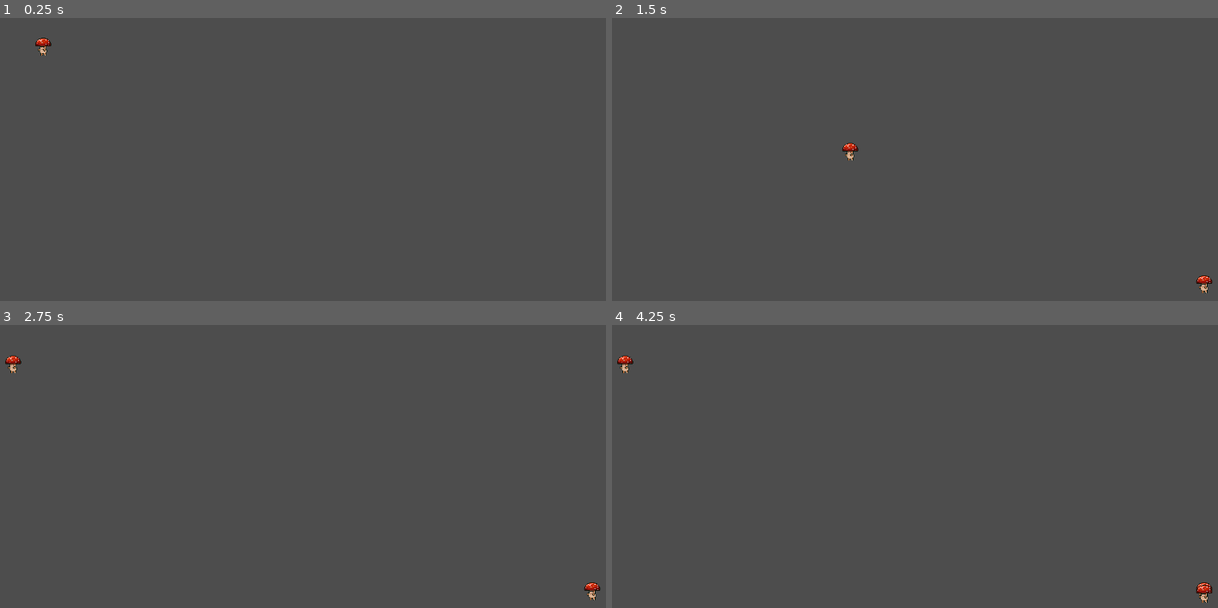
Above: before the commit, frames 1-4 (two rows, left to right).
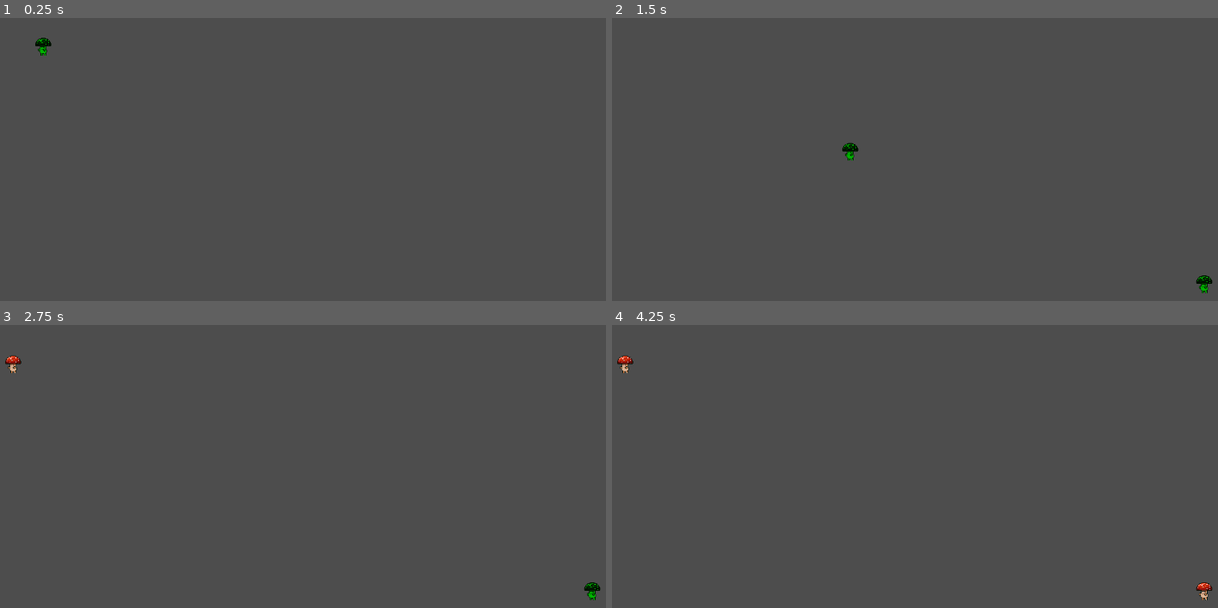
Above: after the commit, the same moments.

Repository: Hunter-Soft/Prototipo-MonstrosSA
Game: Godot game, scene res://Scenes/Level01Test.tscn
Two runs of this game, one before a commit and one after it. Both use one fixed random seed, a clock stepped at 60 frames per second and the inputs below.
Inputs (mouse positions are in pixels of both pictures, inside the frame that each line leads up to):
- Up to frame 1 (0.25 s): no input
- Up to frame 2 (1.5 s): tap Enter at 0.5 s; drag from (654, 46) to (1205, 281) at 0.52 s; tap Space at 1.25 s; drag from (672, 83) to (1205, 281) at 1.27 s
- Up to frame 3 (2.75 s): tap Enter at 2 s; move the mouse to (12, 361) at 2.02 s; click (12, 361) at 2.17 s
- Up to frame 4 (4.25 s): tap Space at 2.75 s; drag from (908, 593) to (1205, 591) at 2.77 s; tap Enter at 3.5 s; drag from (672, 336) to (1205, 591) at 3.52 s

The runs differ from the first frame. In frame 1, less than 0.1% of the frame differs, in the area x 5-9%, y 7-14%; in frame 2, 0.2%, in the area x 38-100%, y 44-98%; in frame 3, less than 0.1%; in frame 4, less than 0.1%.

Commit message:
vSla.sla: Adição de um array na zona de entregas que armazena os tipos de inimigos

Diff:
--- /dev/null
+++ b/tavis_4_project/Objects/Prefabs/monster1.tscn
@@ -0,0 +1,9 @@
+[gd_scene format=3 uid="uid://b5u0dlkfvv0gb"]
+
+[ext_resource type="PackedScene" uid="uid://u586tj5f7bgg" path="res://Objects/Prefabs/Monster.tscn" id="1_tf8uf"]
+
+[node name="Monster" unique_id=1365438596 instance=ExtResource("1_tf8uf")]
+monster_type = 1
+
+[node name="AnimatedSprite2D" parent="." index="1" unique_id=448399411]
+modulate = Color(0, 1, 0, 1)
--- a/tavis_4_project/Scenes/Level01Test.tscn
+++ b/tavis_4_project/Scenes/Level01Test.tscn
@@ -3,6 +3,8 @@
 [ext_resource type="PackedScene" uid="uid://cv4i0lw13vvs3" path="res://Objects/Components/spawnerComponent.tscn" id="1_3wvi2"]
 [ext_resource type="Script" uid="uid://ds4tvie5tgdp7" path="res://Scenes/draggingManager.gd" id="1_klblu"]
 [ext_resource type="Script" uid="uid://biqbdt746cosg" path="res://Scenes/deliveryZone.gd" id="3_7gaad"]
+[ext_resource type="PackedScene" uid="uid://u586tj5f7bgg" path="res://Objects/Prefabs/Monster.tscn" id="3_cps6d"]
+[ext_resource type="PackedScene" uid="uid://b5u0dlkfvv0gb" path="res://Objects/Prefabs/monster1.tscn" id="4_5ad2a"]
 
 [sub_resource type="RectangleShape2D" id="RectangleShape2D_5sm5k"]
 size = Vector2(298.5, 474)
@@ -12,6 +14,8 @@
 
 [node name="SpawnerComponent" parent="." unique_id=1821356837 instance=ExtResource("1_3wvi2")]
 ready_to_spawn = true
+enemy_pool = Array[PackedScene]([ExtResource("3_cps6d"), ExtResource("4_5ad2a")])
+enemy_pool_cost = Array[int]([3, 4])
 
 [node name="Area2D" type="Area2D" parent="." unique_id=409351304]
 position = Vector2(1128, 493)
--- a/tavis_4_project/Scenes/deliveryZone.gd
+++ b/tavis_4_project/Scenes/deliveryZone.gd
@@ -26,15 +26,17 @@
 	just_unslotted.connect(removeMonsterAttributes)
 
 func getMonsterAttributes(monster_added: Node2D) -> void:
+	monster_list.append(monster_added)
 	pass
 
 func removeMonsterAttributes(monster_removed: Node2D) -> void:
-
-	monster_slotted = false
+	monster_list.erase(monster_removed)
+	#monster_slotted = false
 
 func checkStates() -> void:
 	pass
 #Called every frame. 'delta' is the elapsed time since the previous frame.
 func _process(_delta: float) -> void:
-	if current_monster:
-		monster_slotted = true
+	#if current_monster:
+		#monster_slotted = true
+	pass
--- a/tavis_4_project/Scenes/draggingManager.gd
+++ b/tavis_4_project/Scenes/draggingManager.gd
@@ -53,7 +53,7 @@
 
 	var monster_slot_found = raycastCardSlotCheck() as DeliveryZone
 
-	if monster_slot_found && monster_slot_found.monster_slotted && monster_being_dragged == monster_slot_found.current_monster:
+	if monster_slot_found:
 		monster_slot_found.emit_signal("just_unslotted", monster_being_dragged)
 		monster_slot_found.current_monster = null
 
@@ -63,7 +63,7 @@
 	#monster_being_dragged.state_component.current_drag = 1
 	#monster_being_dragged.scale = Vector2(1.05, 1.05)
 	var monster_slot_found: DeliveryZone = raycastCardSlotCheck()
-	if monster_slot_found && !monster_slot_found.monster_slotted:
+	if monster_slot_found:
 		monster_being_dragged.global_position = monster_slot_found.global_position
 		monster_being_dragged.slotted = true
 		#monster_slot_found.get_node("Area2D/CollisionShape2D").disabled = true
